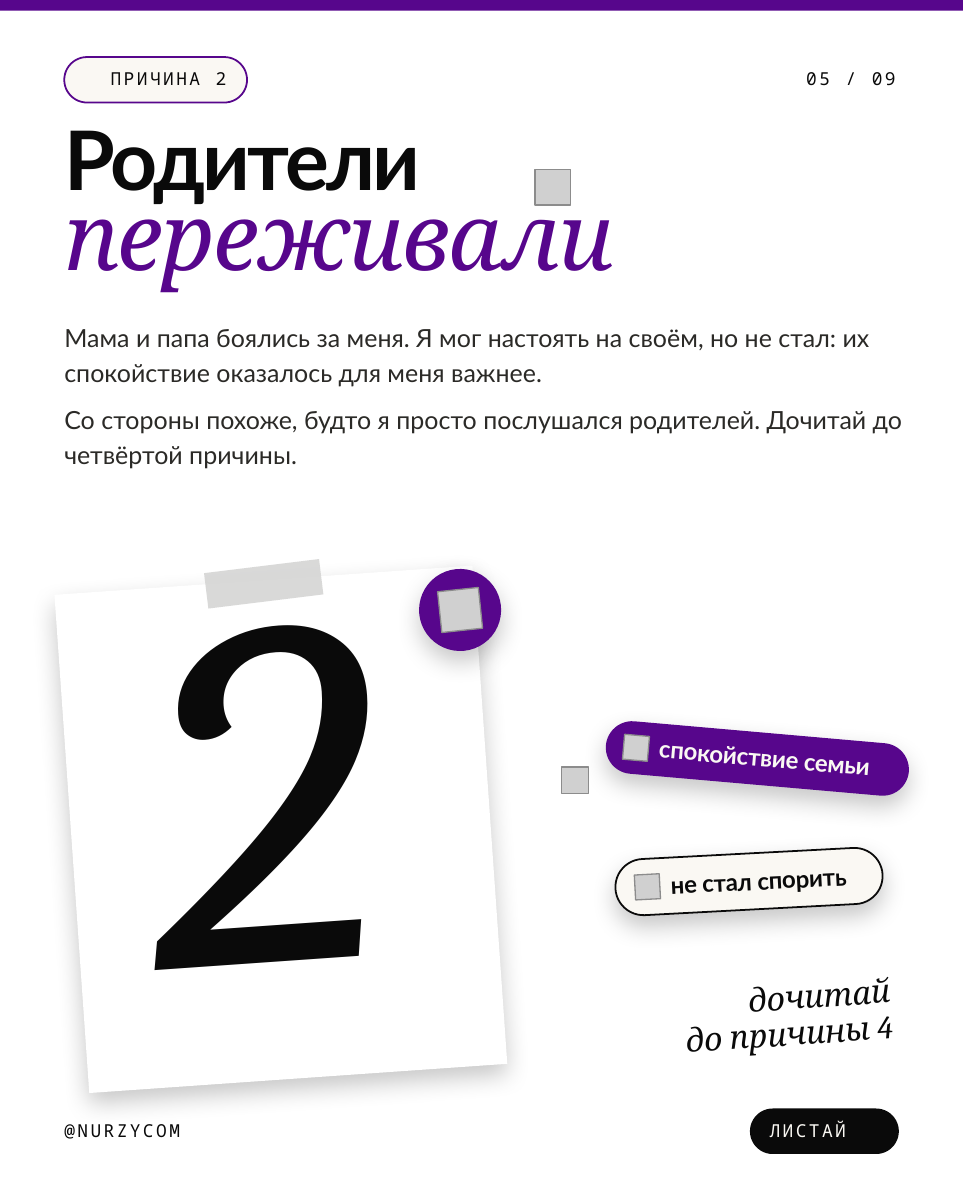
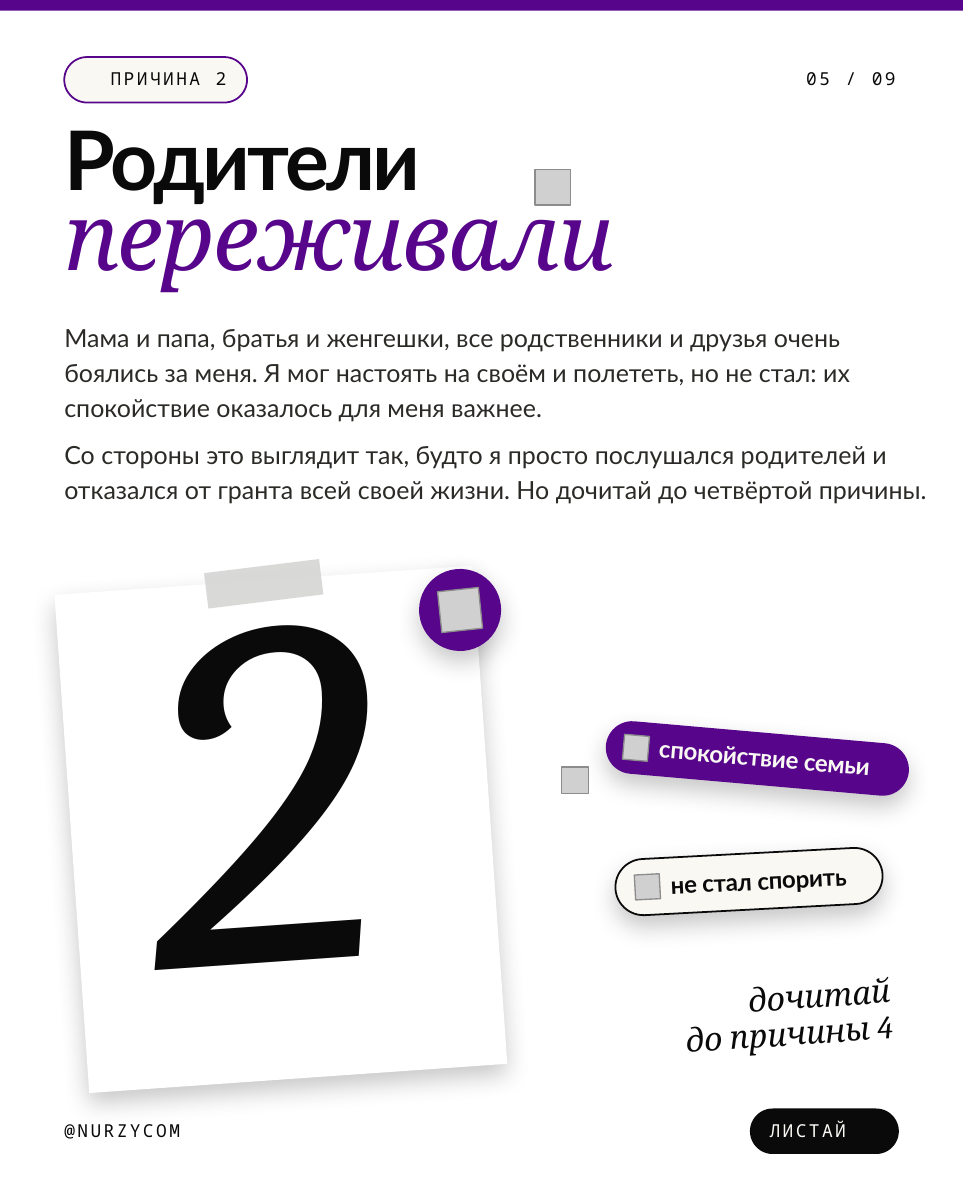
Before and after one commit to galiandojonathan-ship-it1/nurzycom_brand, a slide deck: slide 5 of social/pptx/reasons-170m.pptx. Drawn at 963x1204 pixels with LibreOffice and Linux fonts; fonts in the diff are those of the drawing; grey boxes stand for pictures; background and template pictures are left out. Boxes give left, top, right and bottom in pixels: in the first picture for what was removed or moved away, otherwise in the second. Text is boxed around its words. In the diff, an @@ line names an element or a change of style, - is before the commit and + after.

```diff
--- a/social/pptx/reasons-170m.pptx
+++ b/social/pptx/reasons-170m.pptx
@@ text at [64, 329, 850, 421]: text changed @@
-Мама и папа боялись за меня. Я мог настоять на своём, но не стал: их спокойствие оказалось для меня важнее.
+Мама и папа, братья и женгешки, все родственники и друзья очень боялись за меня. Я мог настоять на своём и полететь, но не стал: их спокойствие оказалось для меня важнее.
@@ text at [64, 446, 927, 504]: text changed @@
-Со стороны похоже, будто я просто послушался родителей. Дочитай до четвёртой причины.
+Со стороны это выглядит так, будто я просто послушался родителей и отказался от гранта всей своей жизни. Но дочитай до четвёртой причины.
```
Also in this commit, not shown: 5 other slides changed, 13 other files.
